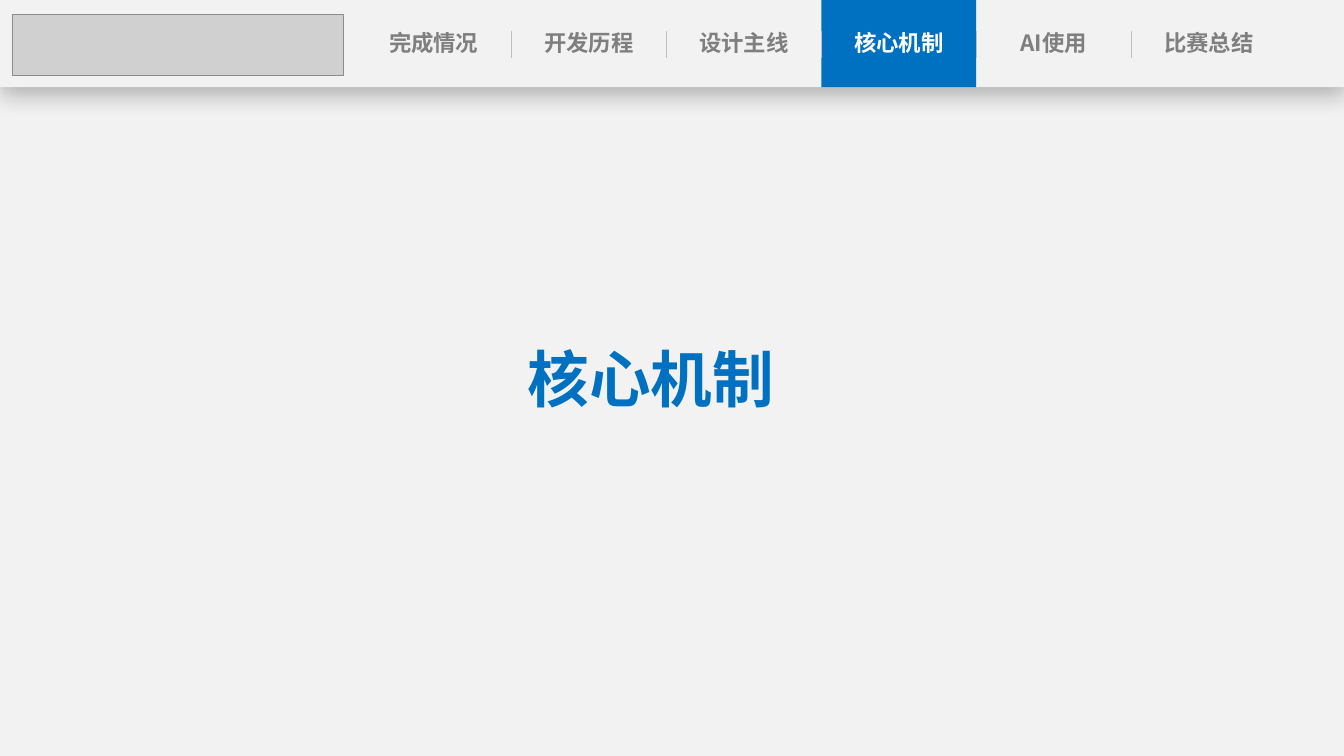
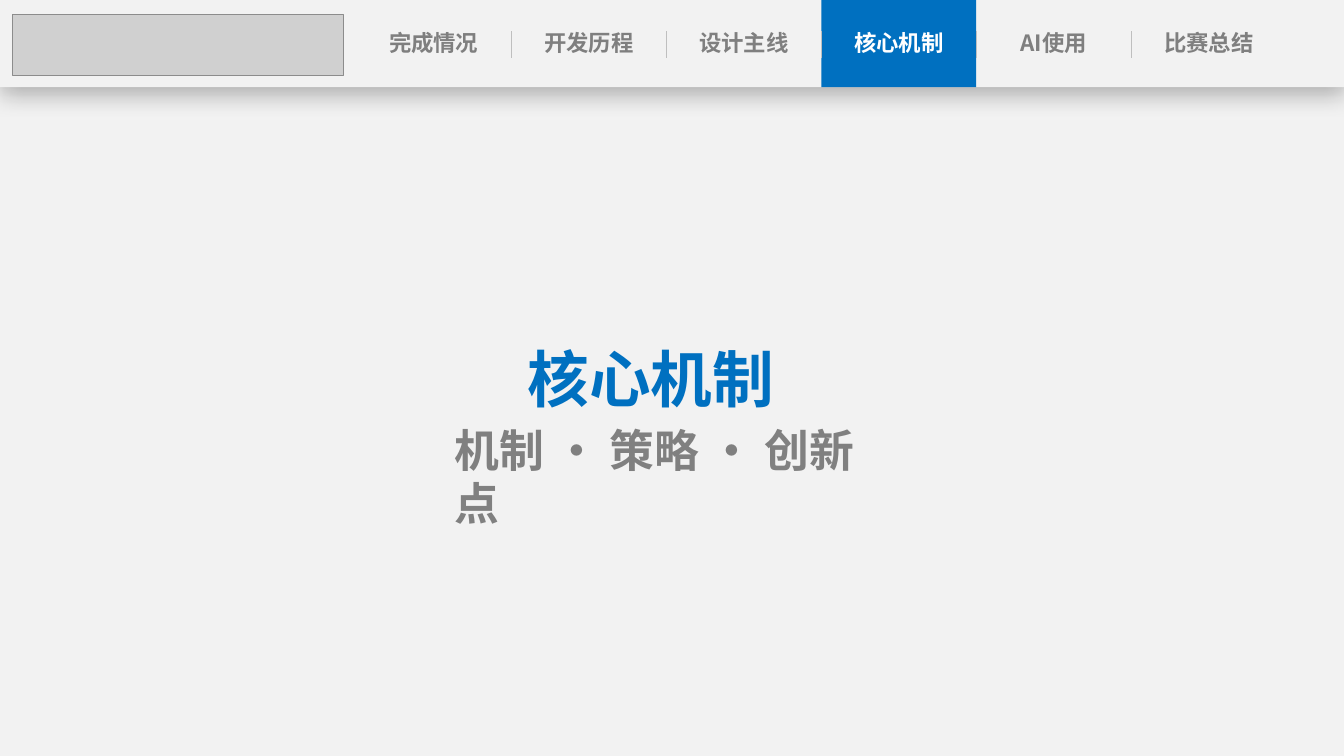
Before and after one commit to anemone-os/anemone, a slide deck: slide 13 of report/ppt/Anemone决赛演示文稿.pptx. Drawn at 1344x756 pixels with LibreOffice and Linux fonts; fonts in the diff are those of the drawing; grey boxes stand for pictures. Boxes give left, top, right and bottom in pixels: in the first picture for what was removed or moved away, otherwise in the second. Text is boxed around its words. In the diff, an @@ line names an element or a change of style, - is before the commit and + after.

```diff
--- a/report/ppt/Anemone决赛演示文稿.pptx
+++ b/report/ppt/Anemone决赛演示文稿.pptx
@@ text added at (455, 429, 855, 524), 32 pt, text #808080, bold @@
+机制 · 策略 · 创新点
```
Also in this commit, not shown: 16 other slides changed, 1 slide added, 2 other files.
